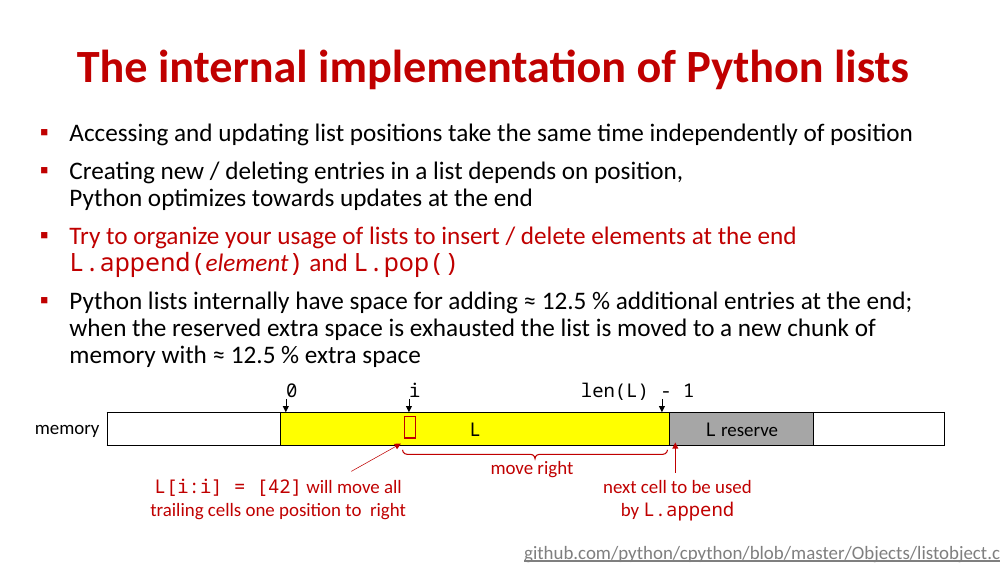
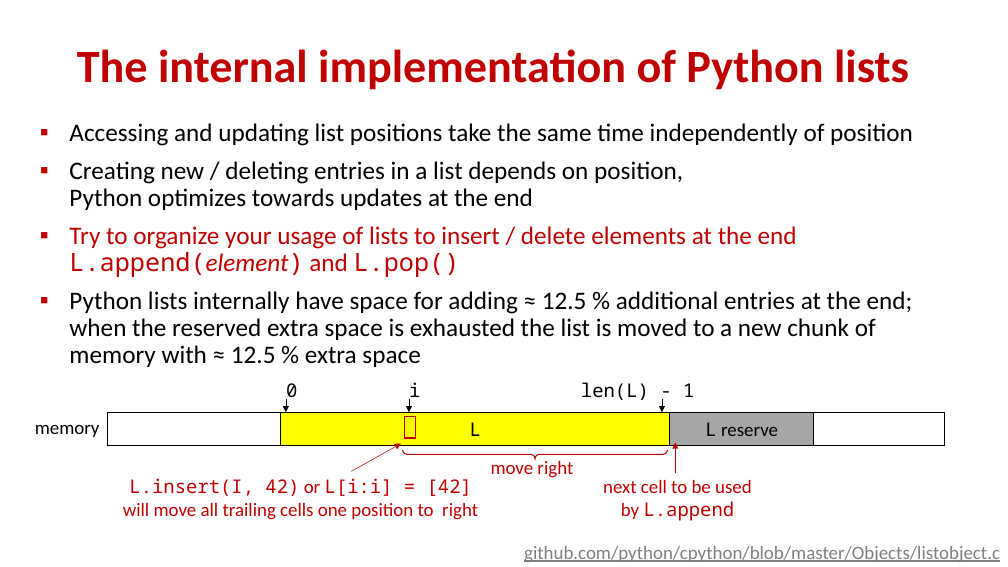
Before and after one commit to gsbrodal/gsbrodal.github.io, a slide deck: slide 28 of ipsa/slides/lists.pptx. Drawn at 1008x567 pixels with LibreOffice and Linux fonts; fonts in the diff are those of the drawing. Boxes give left, top, right and bottom in pixels: in the first picture for what was removed or moved away, otherwise in the second. Text is boxed around its words. In the diff, an @@ line names an element or a change of style, - is before the commit and + after.

Commit message:
all-slides-with-answers.pdf all-slides.pdf lists.pdf lists.pptx

```diff
--- a/ipsa/slides/lists.pptx
+++ b/ipsa/slides/lists.pptx
@@ text at <box>123,478,478,520</box>: text changed @@
-L[i:i] = [42] will move all trailing cells one position to right
+L.insert(I, 42) or L[i:i] = [42] will move all trailing cells one position to right
```
Also in this commit, not shown: 3 other files.
